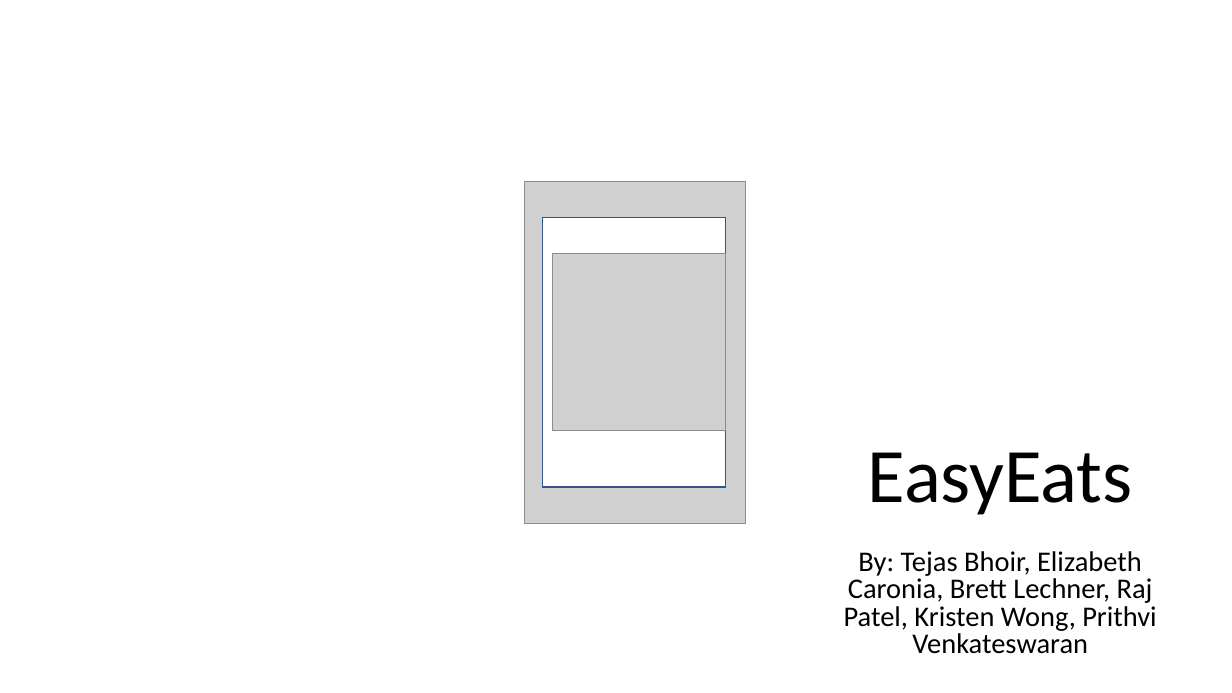
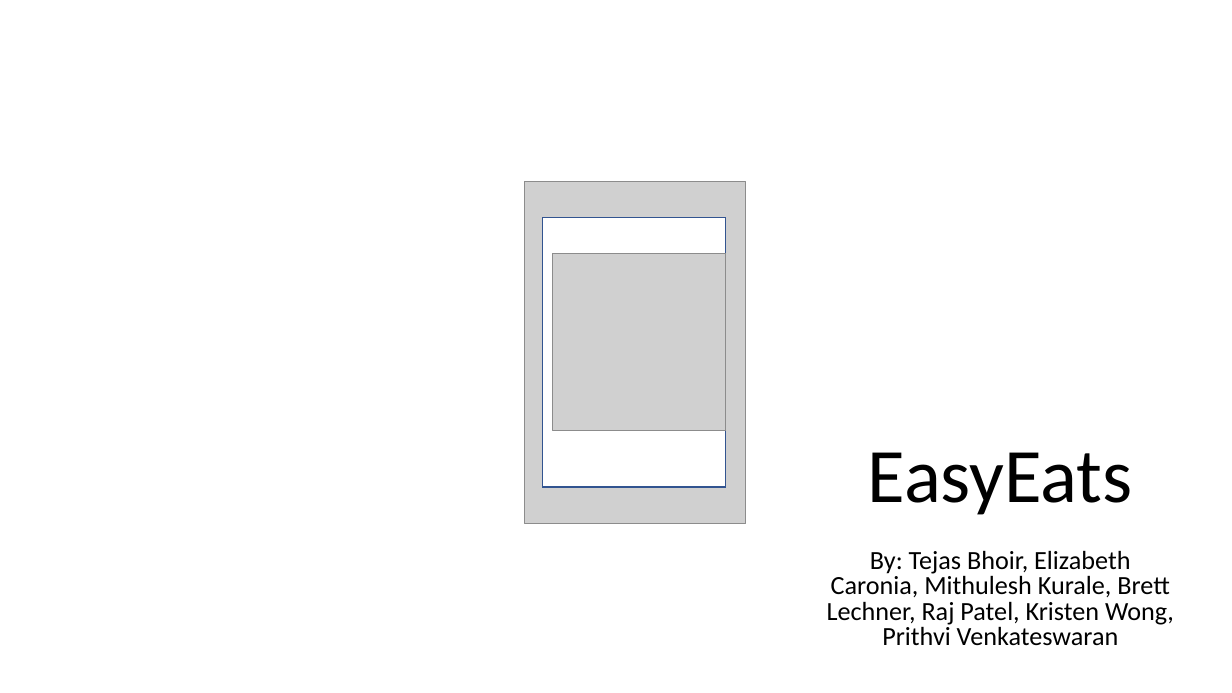
Before and after one commit to wongkristen/EasyEats_Group11_SE, a slide deck: slide 1 of docs/EasyEats.pptx. Drawn at 1232x693 pixels with LibreOffice and Linux fonts; fonts in the diff are those of the drawing; grey boxes stand for pictures; background and template pictures are left out. Boxes give left, top, right and bottom in pixels: in the first picture for what was removed or moved away, otherwise in the second. Text is boxed around its words. In the diff, an @@ line names an element or a change of style, - is before the commit and + after.

```diff
--- a/docs/EasyEats.pptx
+++ b/docs/EasyEats.pptx
@@ subtitle at bbox=[827, 550, 1174, 646]: text changed; size 22.2 to 20.4 pt @@
-By: Tejas Bhoir, Elizabeth Caronia, Brett Lechner, Raj Patel, Kristen Wong, Prithvi Venkateswaran
+By: Tejas Bhoir, Elizabeth Caronia, Mithulesh Kurale, Brett Lechner, Raj Patel, Kristen Wong, Prithvi Venkateswaran
```
Also in this commit, not shown: 4 other slides changed, 1 slide removed.
